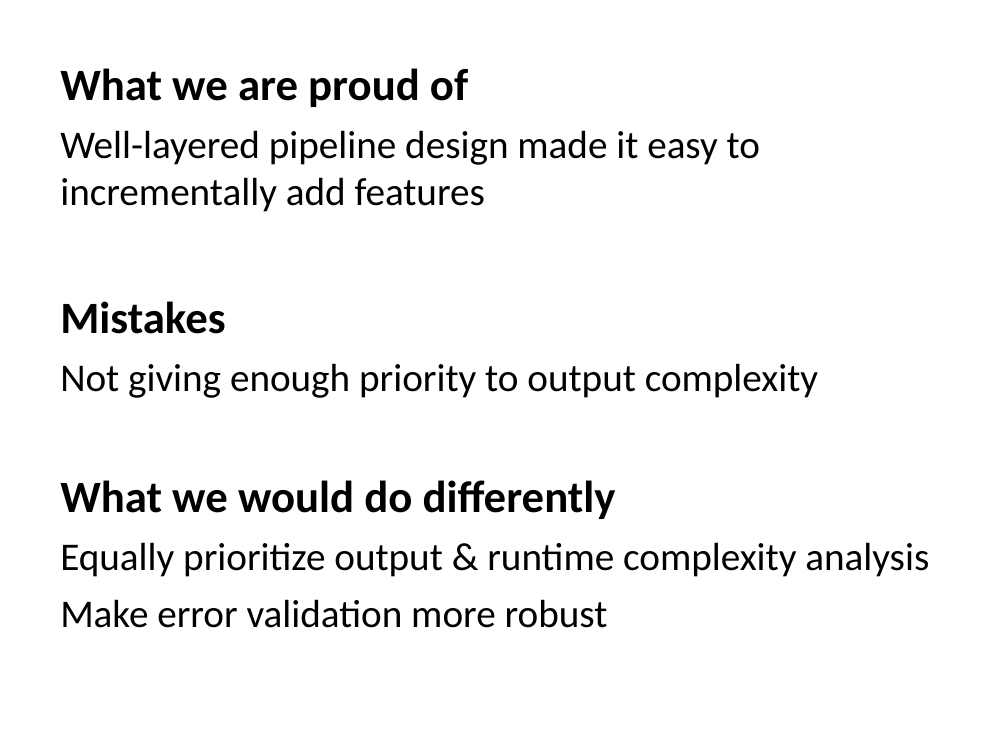
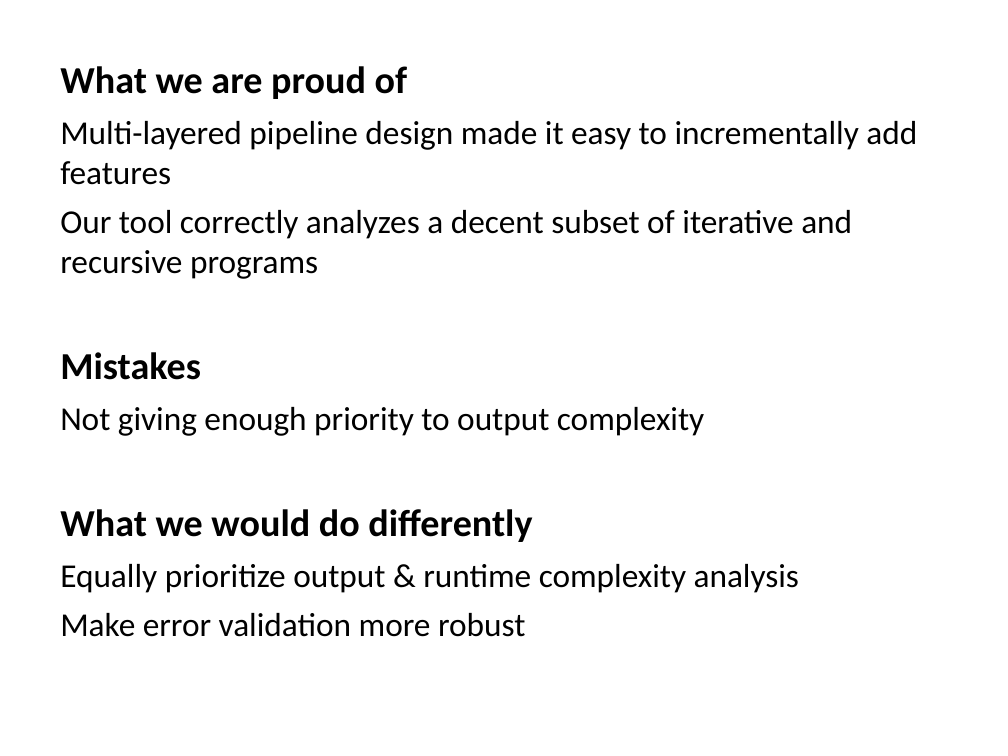
Before and after one commit to Michael0x2a/asymptotic-analysis-tool, a slide deck: slide 6 of poster.ppt. Drawn at 1008x756 pixels with LibreOffice and Linux fonts; fonts in the diff are those of the drawing. Boxes give left, top, right and bottom in pixels: in the first picture for what was removed or moved away, otherwise in the second. Text is boxed around its words. In the diff, an @@ line names an element or a change of style, - is before the commit and + after.

Commit message:
final poster

```diff
--- a/poster.ppt
+++ b/poster.ppt
@@ text at (60, 66, 799, 637): size 32 to 27.2 pt in "What we are proud of", "Mistakes", "What we would do differently"; size 28 to 23.8 pt in "Not giving enough priority to output complexity", "Equally prioritize output & runtime complexity analysis", "Make error validation more robust" @@
@@ text at (60, 121, 917, 279): text changed; size 28 to 23.8 pt @@
-Well-layered pipeline design made it easy to incrementally add features
+Multi-layered pipeline design made it easy to incrementally add features
+Our tool correctly analyzes a decent subset of iterative and recursive programs
```
